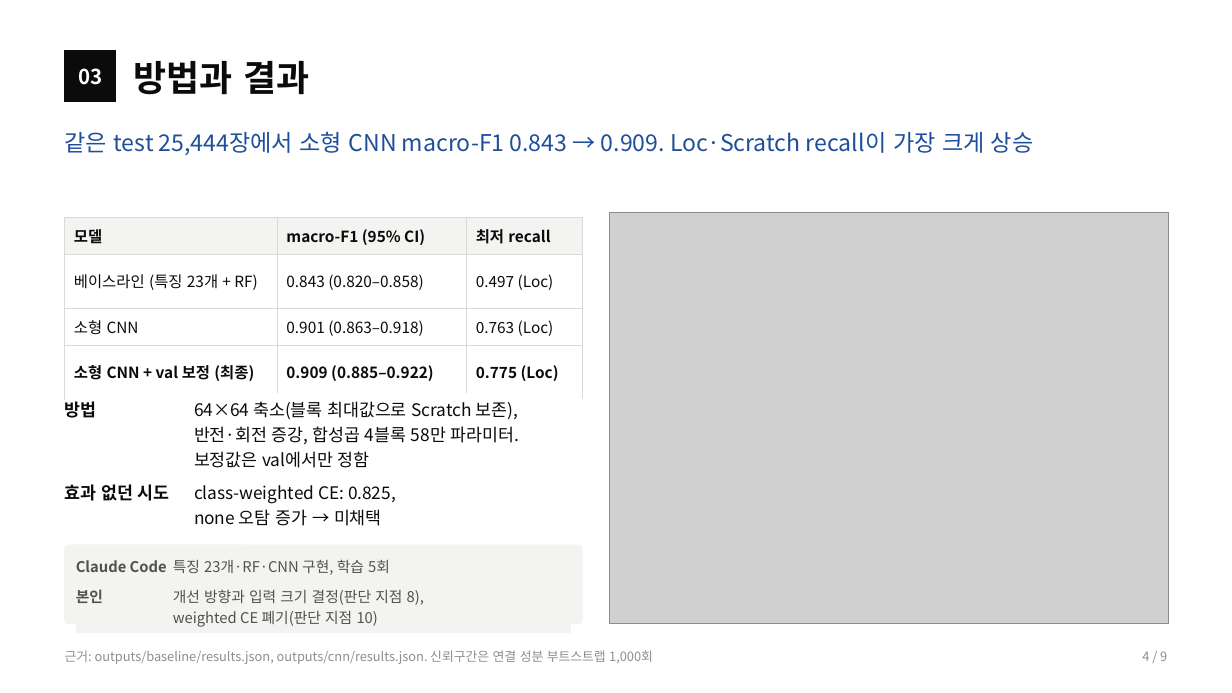
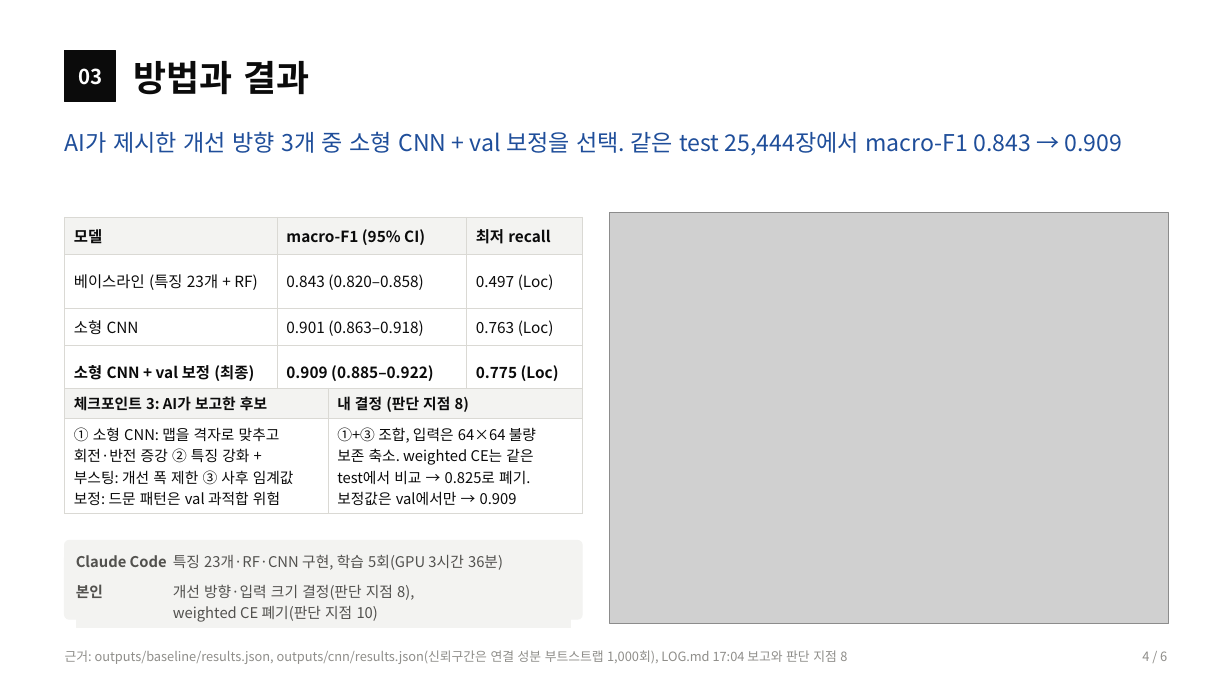
Before and after one commit to sl2ver/wm811k-wafer-defect-classification, a slide deck: slide 4 of portfolio/portfolio.pptx. Drawn at 1232x693 pixels with LibreOffice and Linux fonts; fonts in the diff are those of the drawing; grey boxes stand for pictures. Boxes give left, top, right and bottom in pixels: in the first picture for what was removed or moved away, otherwise in the second. Text is boxed around its words. In the diff, an @@ line names an element or a change of style, - is before the commit and + after.

```diff
--- a/portfolio/portfolio.pptx
+++ b/portfolio/portfolio.pptx
@@ text at <box>65,131,1122,155</box>: text changed @@
-같은 test 25,444장에서 소형 CNN macro-F1 0.843 → 0.909. Loc·Scratch recall이 가장 크게 상승
+AI가 제시한 개선 방향 3개 중 소형 CNN + val 보정을 선택. 같은 test 25,444장에서 macro-F1 0.843 → 0.909
@@ table at <box>65,388,582,510</box> @@
-row 1, column 1: 방법
+row 1, column 1: 체크포인트 3: AI가 보고한 후보
-row 1, column 2: 64×64 축소(블록 최대값으로 Scratch 보존), 반전·회전 증강, 합성곱 4블록 58만 파라미터. 보정값은 val에서만 정함
+row 1, column 2: 내 결정 (판단 지점 8)
-row 2, column 1: 효과 없던 시도
+row 2, column 1: ① 소형 CNN: 맵을 격자로 맞추고 회전·반전 증강 ② 특징 강화 + 부스팅: 개선 폭 제한 ③ 사후 임계값 보정: 드문 패턴은 val 과적합 위험
-row 2, column 2: class-weighted CE: 0.825, none 오탐 증가 → 미채택
+row 2, column 2: ①+③ 조합, 입력은 64×64 불량 보존 축소. weighted CE는 같은 test에서 비교 → 0.825로 폐기. 보정값은 val에서만 → 0.909
@@ fill #FFFFFF to #F3F3F1 in row 1 @@
@@ borders changed @@
@@ table: place and size @@
-table at <box>65,393,582,530</box>
+table at <box>65,388,582,510</box>
@@ rounded rectangle: place and size @@
-rounded rectangle at <box>65,545,582,624</box>
+rounded rectangle at <box>65,541,582,619</box>
@@ table at <box>76,547,571,640</box> @@
-row 1, column 2: 특징 23개·RF·CNN 구현, 학습 5회
+row 1, column 2: 특징 23개·RF·CNN 구현, 학습 5회(GPU 3시간 36분)
-row 2, column 2: 개선 방향과 입력 크기 결정(판단 지점 8), weighted CE 폐기(판단 지점 10)
+row 2, column 2: 개선 방향·입력 크기 결정(판단 지점 8), weighted CE 폐기(판단 지점 10)
@@ table: place and size @@
-table at <box>76,552,571,644</box>
+table at <box>76,547,571,640</box>
@@ text at <box>65,650,847,664</box>: text changed @@
-근거: outputs/baseline/results.json, outputs/cnn/results.json. 신뢰구간은 연결 성분 부트스트랩 1,000회
+근거: outputs/baseline/results.json, outputs/cnn/results.json(신뢰구간은 연결 성분 부트스트랩 1,000회), LOG.md 17:04 보고와 판단 지점 8
```
Also in this commit, not shown: 4 other slides changed, 3 slides removed, 18 other files.
